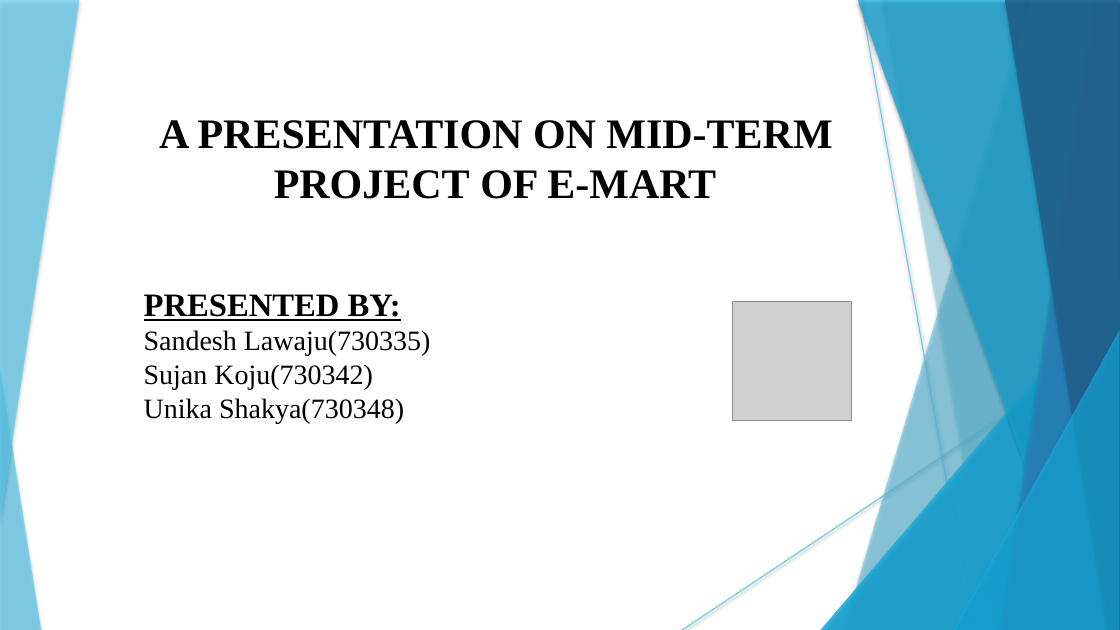
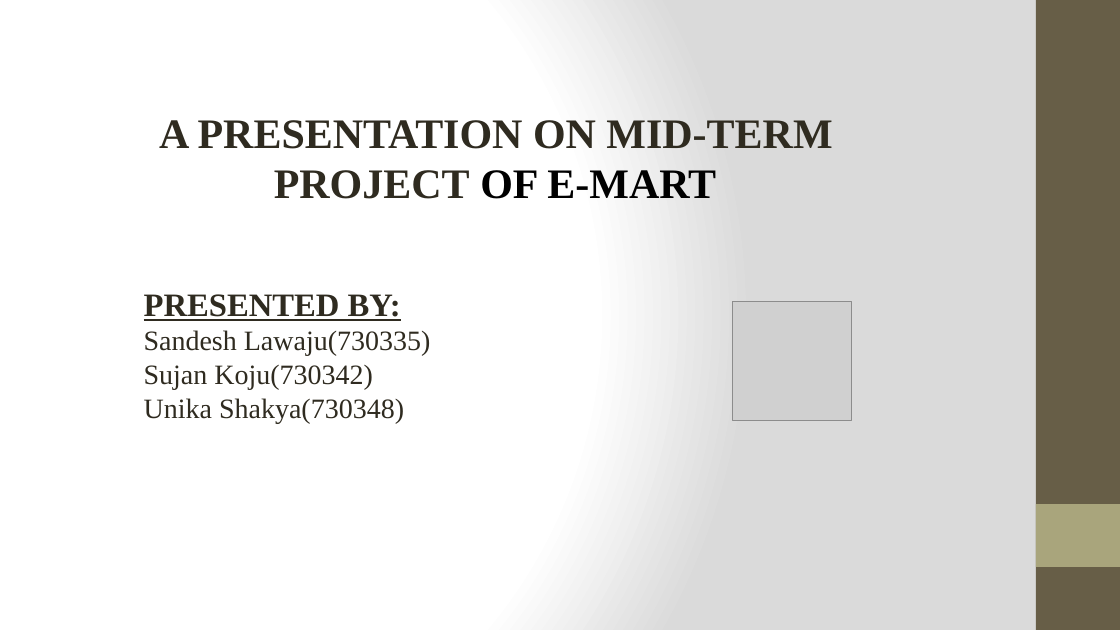
Before and after one commit to KojuOrg/E-Mart-Document, a slide deck: slide 1 of MidDefence/Presentation/MidTerm.pptx. Drawn at 1120x630 pixels with LibreOffice and Linux fonts; fonts in the diff are those of the drawing; grey boxes stand for pictures. Boxes give left, top, right and bottom in pixels: in the first picture for what was removed or moved away, otherwise in the second. Text is boxed around its words. In the diff, an @@ line names an element or a change of style, - is before the commit and + after.

```diff
--- a/MidDefence/Presentation/MidTerm.pptx
+++ b/MidDefence/Presentation/MidTerm.pptx
@@ background #FFFFFF to gradient #FFFFFF to #DADADA @@
@@ rectangle added at (1036,0,1120,630), fill #675E47 @@
@@ text "A PRESENTATION ON MID-TERM" at (159,120,832,199): text colour #000000 to #2F2B20 in "A PRESENTATION ON MID-TERM", "PROJECT" @@
@@ text "PRESENTED BY:" at (144,294,431,423): text colour #000000 to #2F2B20 @@
@@ group removed at (0,0,1120,630): 6 freeform shapes, 2 lines, 2 triangles @@
@@ group removed at (0,0,1120,630): 5 freeform shapes, 3 triangles, 2 lines @@
@@ rectangle added at (1036,504,1120,567), fill #A9A57C @@
```
Also in this commit, not shown: 21 other slides changed, 1 other file.
